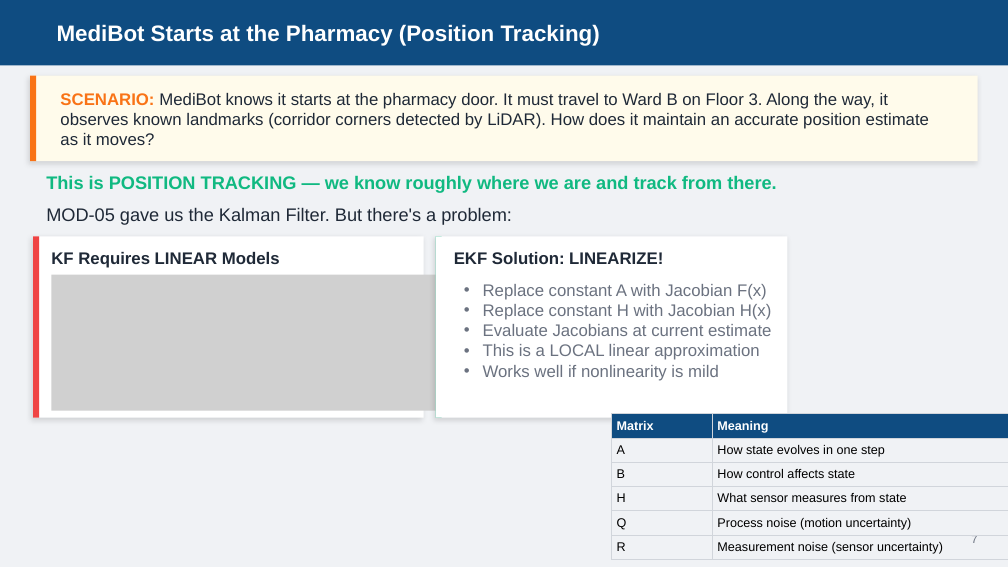
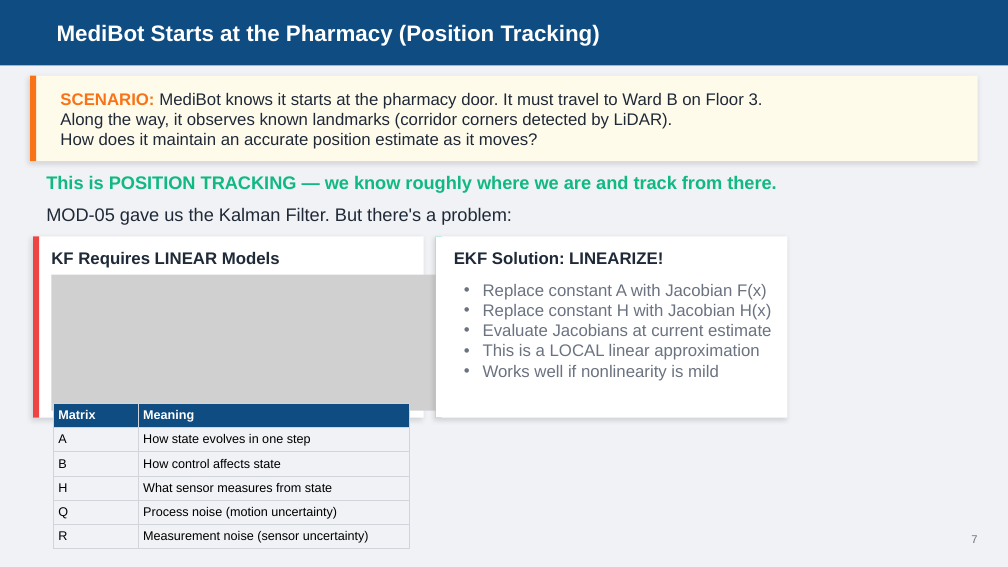
Before and after one commit to AbbadiAhmad/mobile_robots_course, a slide deck: slide 8 of Slides/Mod06/MOD006-Localization.pptx. Drawn at 1008x567 pixels with LibreOffice and Linux fonts; fonts in the diff are those of the drawing; grey boxes stand for pictures. Boxes give left, top, right and bottom in pixels: in the first picture for what was removed or moved away, otherwise in the second. Text is boxed around its words. In the diff, an @@ line names an element or a change of style, - is before the commit and + after.

```diff
--- a/Slides/Mod06/MOD006-Localization.pptx
+++ b/Slides/Mod06/MOD006-Localization.pptx
@@ text at [60, 93, 763, 149]: text changed @@
-SCENARIO: MediBot knows it starts at the pharmacy door. It must travel to Ward B on Floor 3. Along the way, it observes known landmarks (corridor corners detected by LiDAR). How does it maintain an accurate position estimate as it moves?
+SCENARIO: MediBot knows it starts at the pharmacy door. It must travel to Ward B on Floor 3.
+Along the way, it observes known landmarks (corridor corners detected by LiDAR).
+How does it maintain an accurate position estimate as it moves?
@@ table: place and size @@
-table at [612, 414, 1008, 565]
+table at [53, 403, 409, 554]
```
Also in this commit, not shown: 16 other slides changed, 1 slide added, 1 slide removed, 3 other files.
